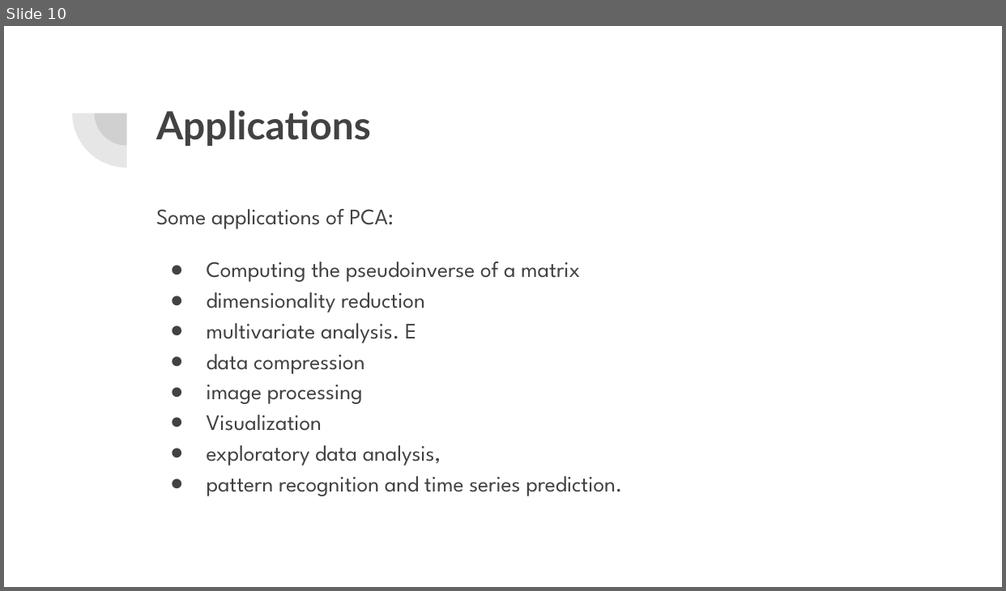
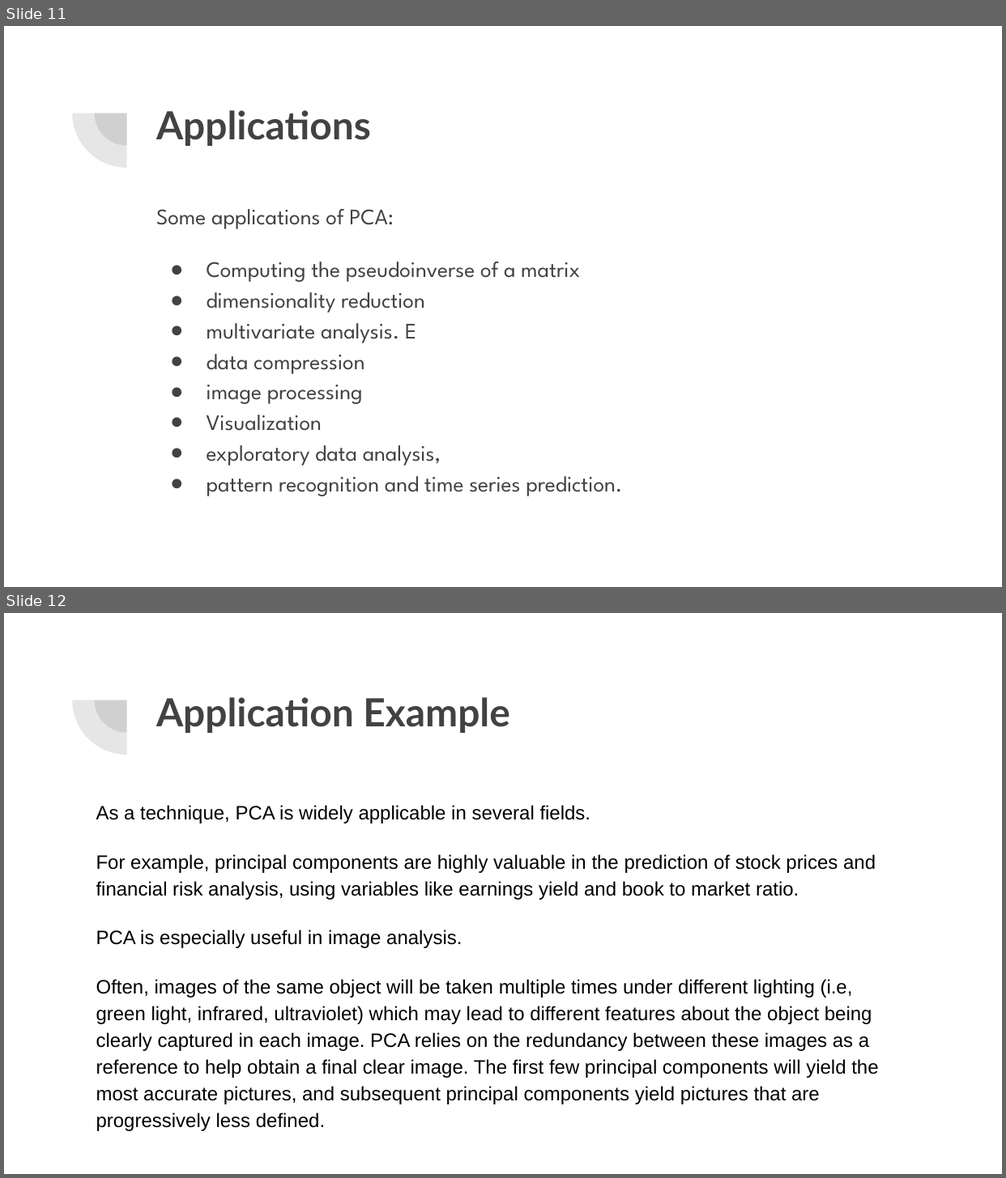
Before and after one commit to al1563/CS189FinalProjectT, a slide deck: Lecture and Notes/Lecture 1.pptx. Shown one above the other, each under a label of ours: slide 10 before the commit, slides 11 and 12 after it. The pictures are 1006x591 and 1006x1178 pixels, drawn with LibreOffice and Linux fonts; fonts in the diff are those of the drawing. Boxes give left, top, right and bottom in pixels: in the first picture for what was removed or moved away, otherwise in the second. Text is boxed around its words. In the diff, an @@ line names an element or a change of style, - is before the commit and + after.

```diff
--- a/Lecture and Notes/Lecture 1.pptx
+++ b/Lecture and Notes/Lecture 1.pptx
@@ slide 12 added at (x1=4, y1=613, x2=1002, y2=1174), background #FFFFFF; not listed: 2 template elements that a slide beside it also shows @@
@@ title added at (x1=156, y1=697, x2=509, y2=733), 28 pt, text #424242, bold @@
+Application Example
@@ text added at (x1=96, y1=805, x2=878, y2=1105), 14 pt, text #000000 @@
+As a technique, PCA is widely applicable in several fields.
+For example, principal components are highly valuable in the prediction of stock prices and financial risk analysis, using variables like earnings yield and book to market ratio.
+PCA is especially useful in image analysis.
+Often, images of the same object will be taken multiple times under different lighting (i.e, green light, infrared, ultraviolet) which may lead to different features about the object being clearly captured in each image. PCA relies on the redundancy between these images as a reference to help obtain a final clear image. The first few principal components will yield the most accurate pictures, and subsequent principal components yield pictures that are progressively less defined.
@@ what was slide 10 is now slide 11 @@
```
Also in this commit, not shown: 1 other slide added, 4 other files.
